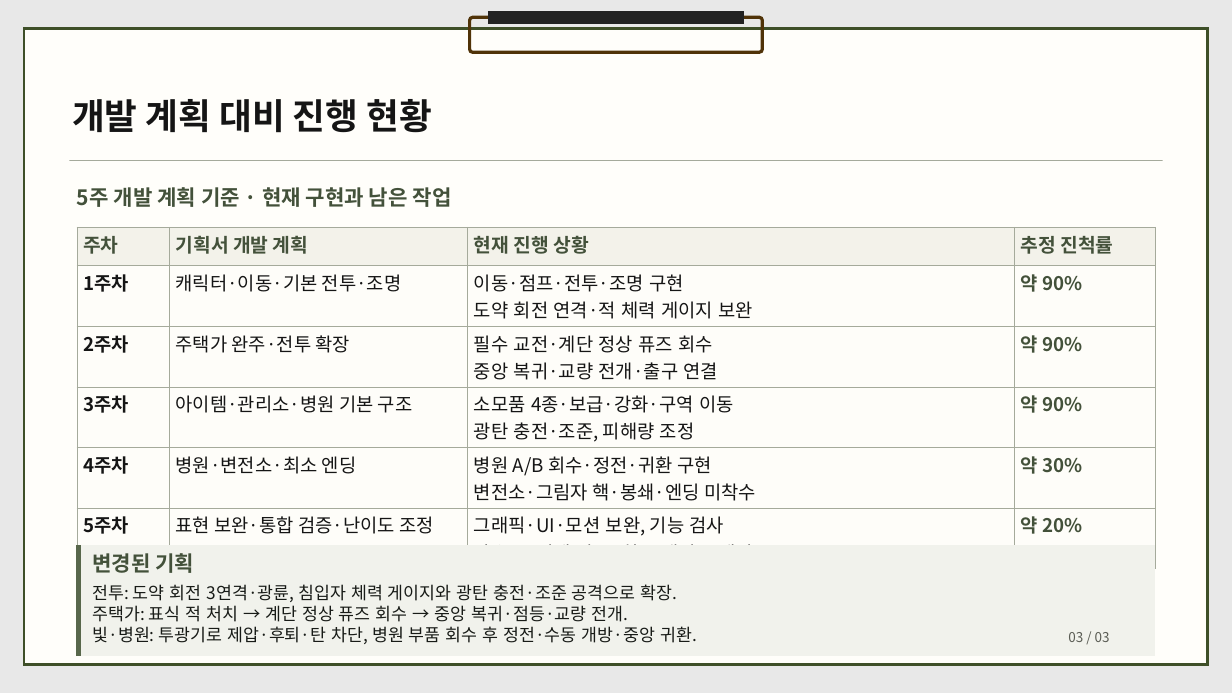
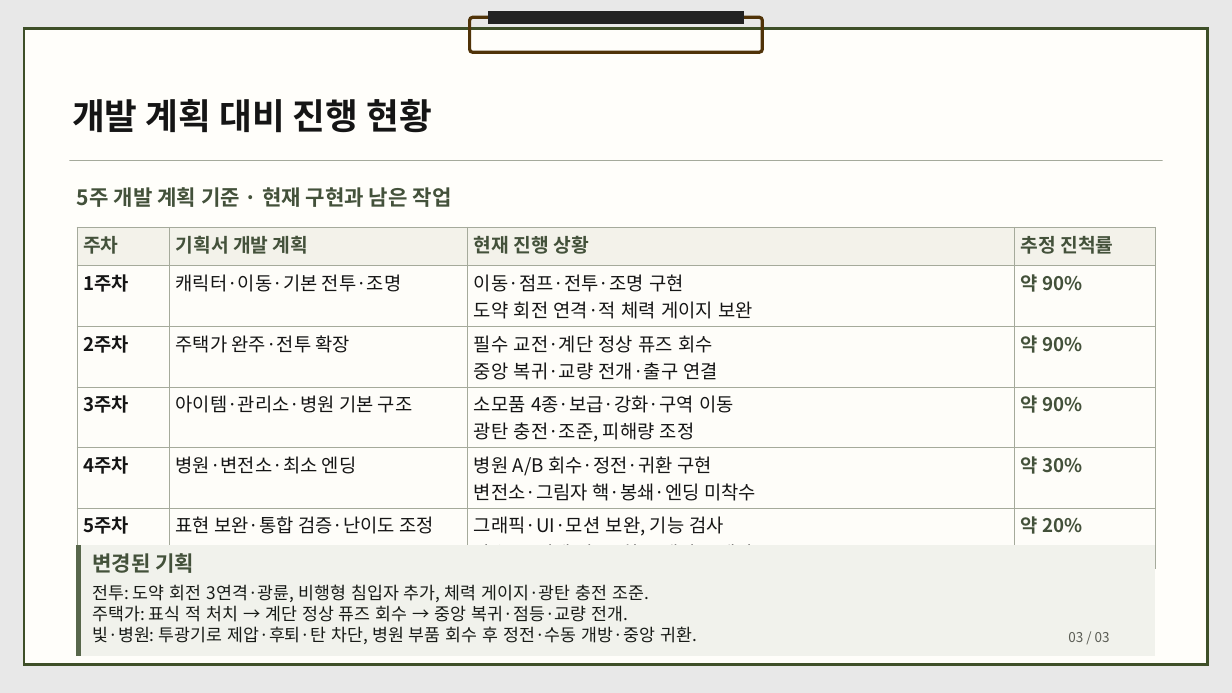
Before and after one commit to dbguswh/2Dgame_project, a slide deck: slide 3 of 2D게임프로그래밍 2차발표.pptx. Drawn at 1232x693 pixels with LibreOffice and Linux fonts; fonts in the diff are those of the drawing. Boxes give left, top, right and bottom in pixels: in the first picture for what was removed or moved away, otherwise in the second. Text is boxed around its words. In the diff, an @@ line names an element or a change of style, - is before the commit and + after.

Commit message:
2차 발표 변경 기획에 비행형 침입자 추가 명시

```diff
--- a/2D게임프로그래밍 2차발표.pptx
+++ b/2D게임프로그래밍 2차발표.pptx
@@ text at (92, 584, 649, 602): text changed @@
-전투: 도약 회전 3연격·광륜, 침입자 체력 게이지와 광탄 충전·조준 공격으로 확장.
+전투: 도약 회전 3연격·광륜, 비행형 침입자 추가, 체력 게이지·광탄 충전 조준.
```
